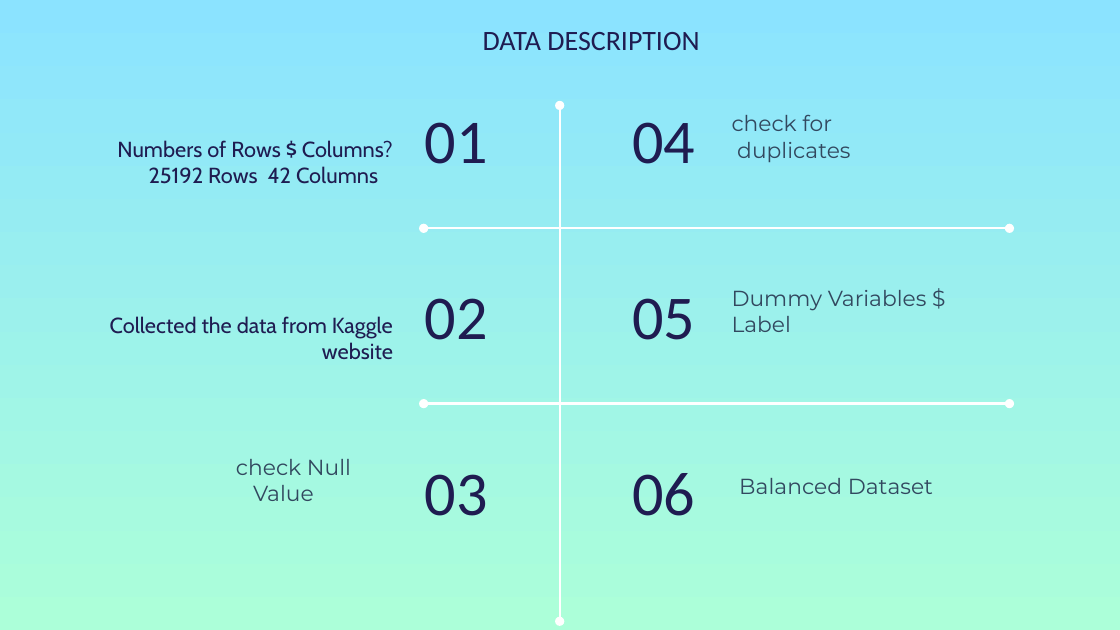
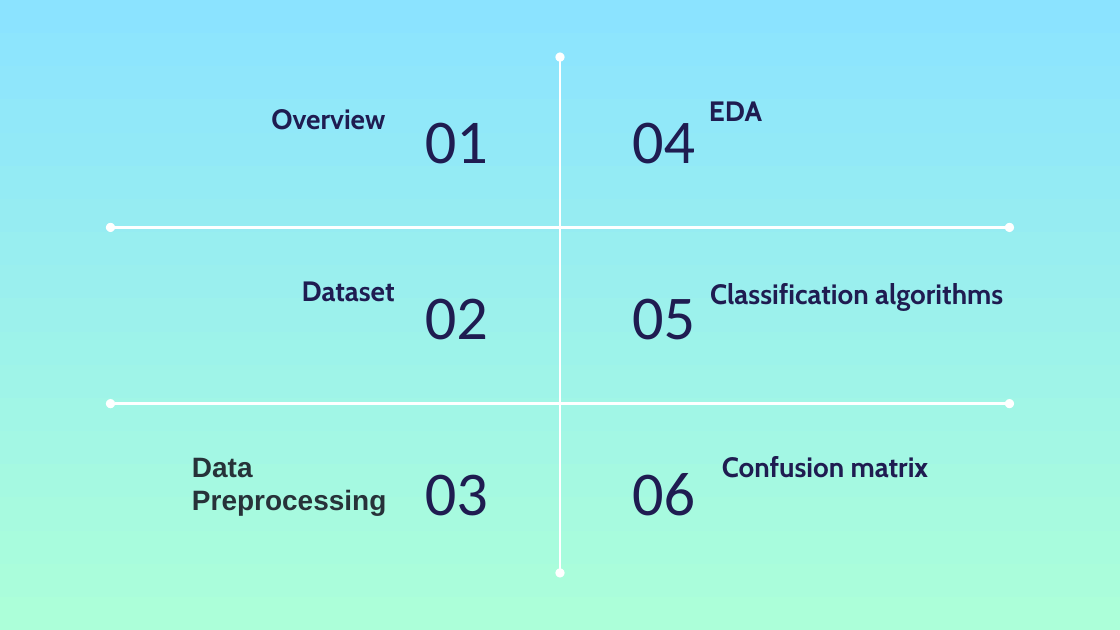
Before and after one commit to ShahadAbdulaziz/Network-Intrusion-detection_Classification, a slide deck: slide 2 of Network Intrusion detection.pptx (slide 4 before the commit). Drawn at 1120x630 pixels with LibreOffice and Linux fonts; fonts in the diff are those of the drawing. Boxes give left, top, right and bottom in pixels: in the first picture for what was removed or moved away, otherwise in the second. Text is boxed around its words. In the diff, an @@ line names an element or a change of style, - is before the commit and + after.

```diff
--- a/Network Intrusion detection.pptx
+++ b/Network Intrusion detection.pptx
@@ title removed at box(483, 32, 699, 50) @@
-DATA DESCRIPTION
@@ double arrow moved from (560, 105) - (560, 622) to (560, 57) - (560, 573) @@
@@ text added at box(271, 109, 385, 130), 18 pt, text #1F1C51, bold @@
+Overview
@@ text added at box(709, 101, 762, 121), 18 pt, text #1F1C51, bold @@
+EDA
@@ subtitle removed at box(732, 115, 850, 162) @@
-check for
-duplicates
@@ subtitle removed at box(117, 140, 393, 184) @@
-Numbers of Rows $ Columns?
-25192 Rows 42 Columns
@@ double arrow moved from (423, 228) - (1009, 228) to (111, 227) - (1009, 227) @@
@@ text at box(302, 281, 395, 302): text changed; size 14 to 18 pt; font Montserrat to Cabin; text colour #32485F to #1F1C51; bold on @@
-Balanced Dataset
+Dataset
@@ text added at box(710, 283, 1003, 311), 18 pt, text #1F1C51, bold @@
+Classification algorithms
@@ subtitle removed at box(732, 290, 927, 332) @@
-Dummy Variables $
-Label
@@ subtitle removed at box(110, 316, 393, 360) @@
-Collected the data from Kaggle website
@@ double arrow moved from (423, 403) - (1009, 403) to (111, 403) - (1009, 403) @@
@@ text added at box(192, 457, 386, 516), 18 pt, text #273239, bold @@
+Data Preprocessing
@@ subtitle removed at box(236, 459, 351, 501) @@
-check Null
-Value
@@ text added at box(722, 456, 929, 478), 18 pt, text #1F1C51, bold @@
+Confusion matrix
```
Also in this commit, not shown: 4 other slides changed, 7 slides added, 4 slides removed, 3 other files.
